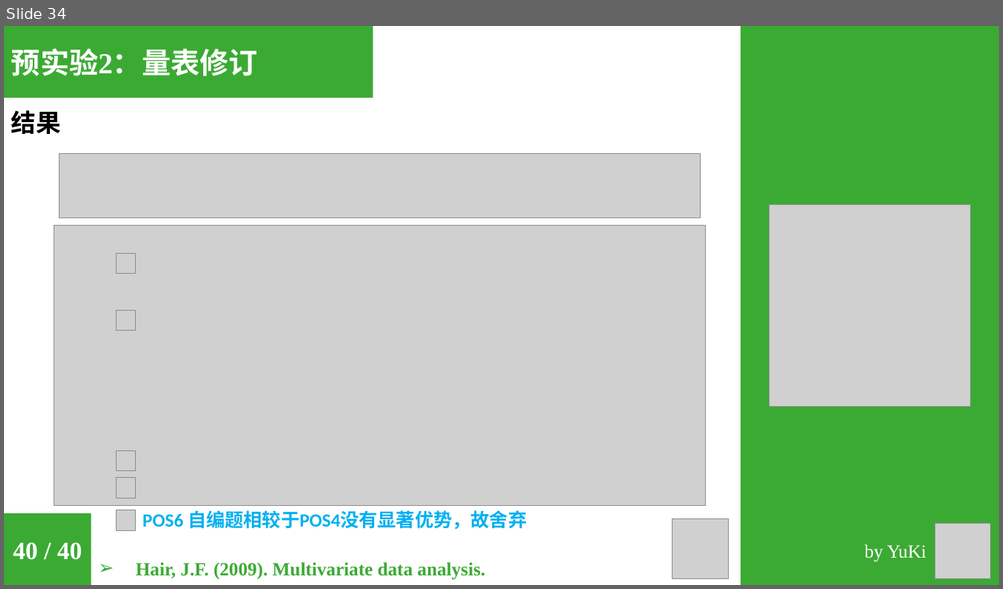
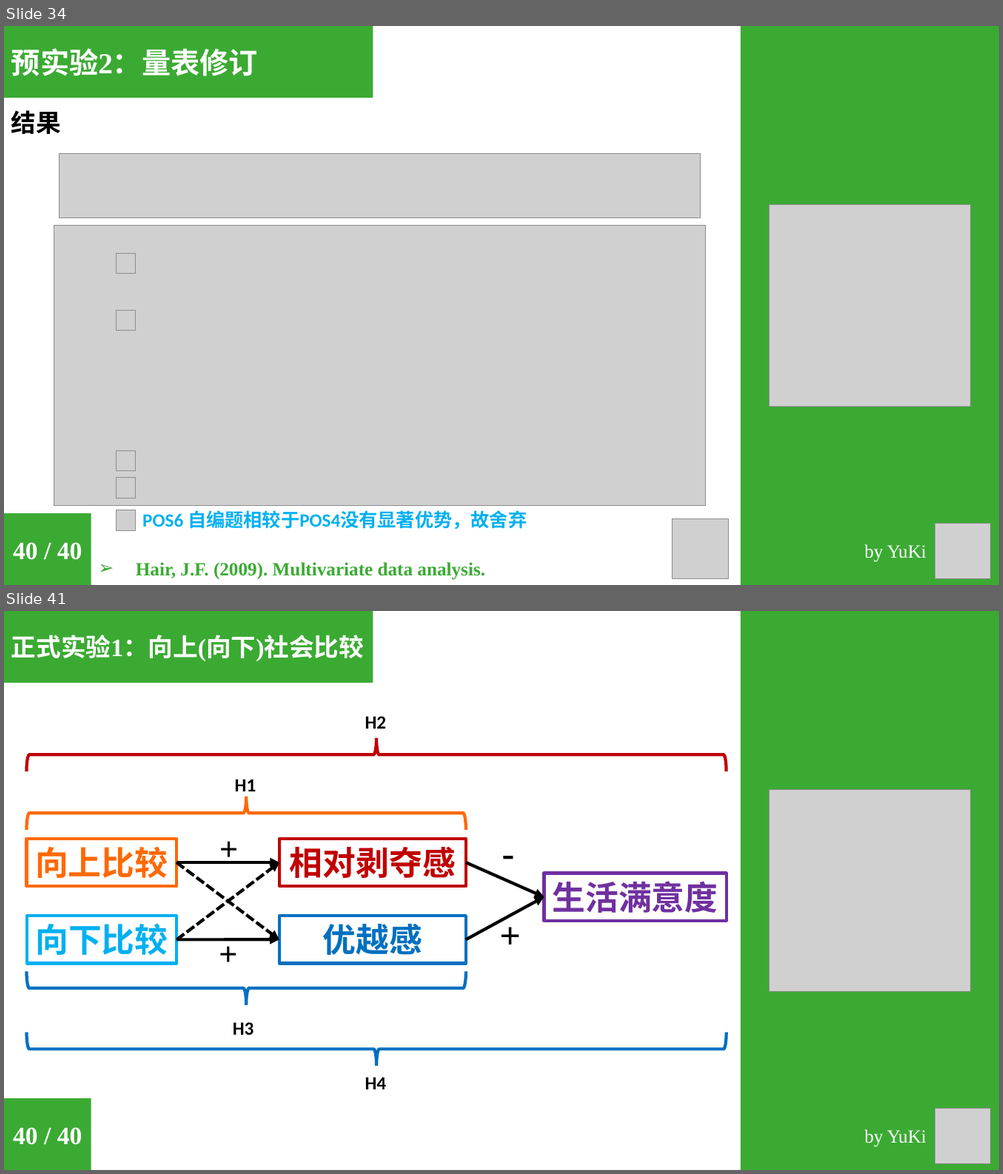
Before and after one commit to sinnyuki/SCO, a slide deck: 6_Reports/6_3_Midterm_Report/Midterm_Report.pptx. Shown one above the other, each under a label of ours: slide 34 before the commit, slides 34 and 41 after it; the slides between them are not shown. The pictures are 1003x589 and 1003x1174 pixels, drawn with LibreOffice and Linux fonts; fonts in the diff are those of the drawing; grey boxes stand for pictures. Boxes give left, top, right and bottom in pixels: in the first picture for what was removed or moved away, otherwise in the second. Text is boxed around its words. In the diff, an @@ line names an element or a change of style, - is before the commit and + after.

Commit message:
v0.0.5
完成了预实验3
筛选实验材料

```diff
--- a/6_Reports/6_3_Midterm_Report/Midterm_Report.pptx
+++ b/6_Reports/6_3_Midterm_Report/Midterm_Report.pptx
@@ slide 41 added at box(4, 611, 999, 1170), background #FFFFFF @@
@@ rectangle added at box(4, 611, 373, 683), fill #3BAA33, 24 pt, text #FFFFFF, bold @@
+正式实验1：向上(向下)社会比较
@@ rectangle added at box(740, 611, 999, 1170), fill #3BAA33 @@
@@ picture added at box(768, 790, 970, 991) @@
@@ group added at box(26, 716, 726, 1090): 8 texts, 6 arrows, 5 rectangles, 4 right braces @@
+向下比较
+优越感
+生活满意度
++
++
+向上比较
+相对剥夺感
++
+-
+H1
+H3
+H2
+H4
@@ rectangle added at box(4, 1099, 91, 1170), fill #3BAA33, 24 pt, text #FFFFFF, bold @@
+40 / 40
@@ picture added at box(934, 1109, 990, 1165) @@
@@ text added at box(864, 1130, 926, 1147), 18 pt, text #FFFFFF @@
+by YuKi
```
Also in this commit, not shown: 5 slides changed, 14 other slides added, 2 slides removed, 33 other files.
